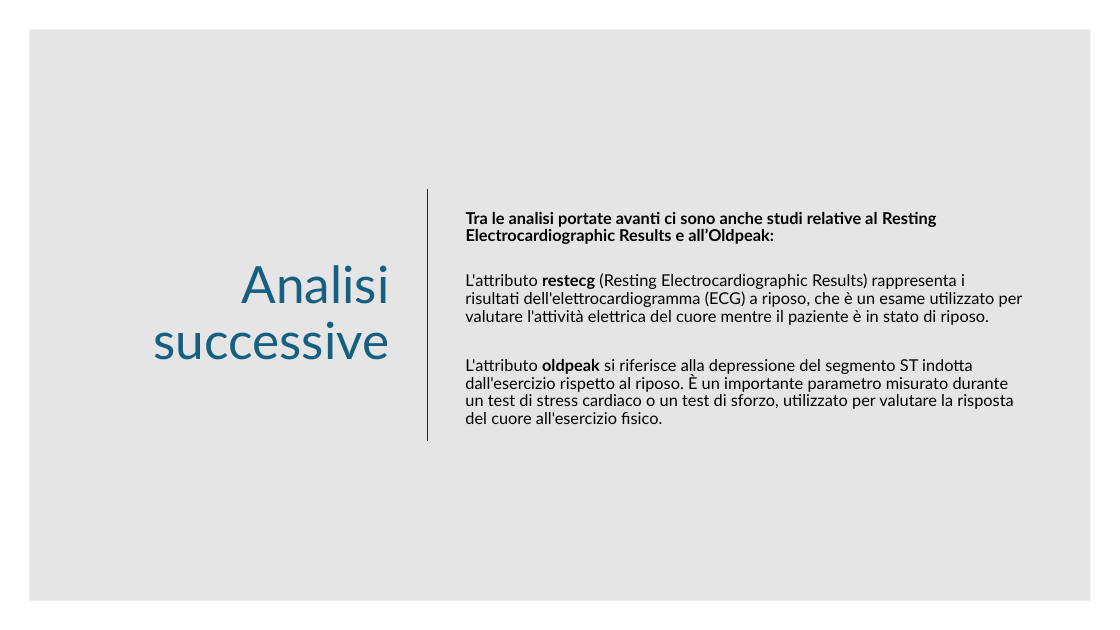
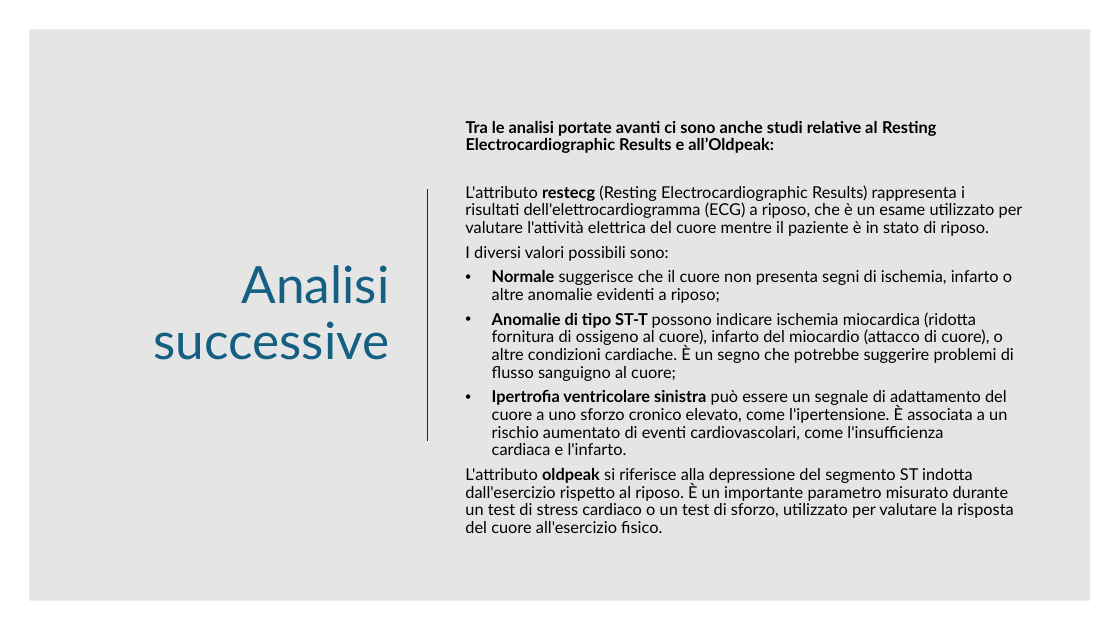
Before and after one commit to mattiaise/scientific-visualization, a slide deck: slide 15 of presentazione/presentazione.pptx. Drawn at 1120x630 pixels with LibreOffice and Linux fonts; fonts in the diff are those of the drawing. Boxes give left, top, right and bottom in pixels: in the first picture for what was removed or moved away, otherwise in the second. Text is boxed around its words. In the diff, an @@ line names an element or a change of style, - is before the commit and + after.

Commit message:
added presentations

```diff
--- a/presentazione/presentazione.pptx
+++ b/presentazione/presentazione.pptx
@@ subtitle "Tra le analisi portate avanti ...": place and size @@
-subtitle "Tra le analisi portate avanti ..." at <box>466,212,936,244</box>
+subtitle "Tra le analisi portate avanti ..." at <box>466,121,936,153</box>
@@ text "L'attributo restecg (Resting Electrocardiographic Results) ...": place and size @@
-text "L'attributo restecg (Resting Electrocardiographic Results) ..." at <box>465,273,1023,424</box>
+text "L'attributo restecg (Resting Electrocardiographic Results) ..." at <box>465,185,1023,533</box>
@@ text at <box>465,246,1014,455</box>: paragraphs added @@
+I diversi valori possibili sono:
+• Normale suggerisce che il cuore non presenta segni di ischemia, infarto o altre anomalie evidenti a riposo;
+• Anomalie di tipo ST-T possono indicare ischemia miocardica (ridotta fornitura di ossigeno al cuore), infarto del miocardio (attacco di cuore), o altre condizioni cardiache. È un segno che potrebbe suggerire problemi di flusso sanguigno al cuore;
+• Ipertrofia ventricolare sinistra può essere un segnale di adattamento del cuore a uno sforzo cronico elevato, come l'ipertensione. È associata a un rischio aumentato di eventi cardiovascolari, come l'insufficienza cardiaca e l'infarto.
```
Also in this commit, not shown: 2 other slides changed, 1 other file.
